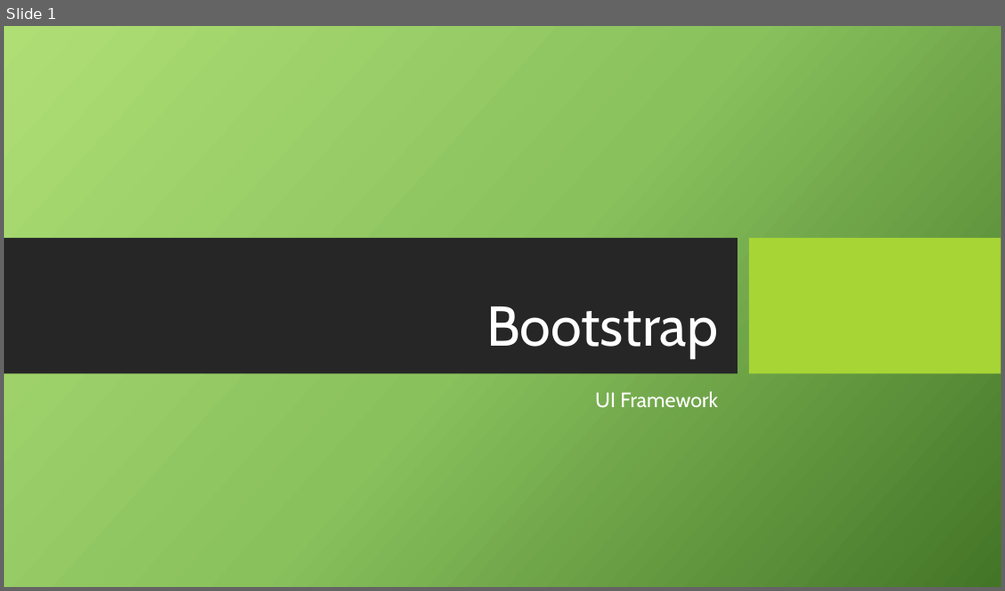
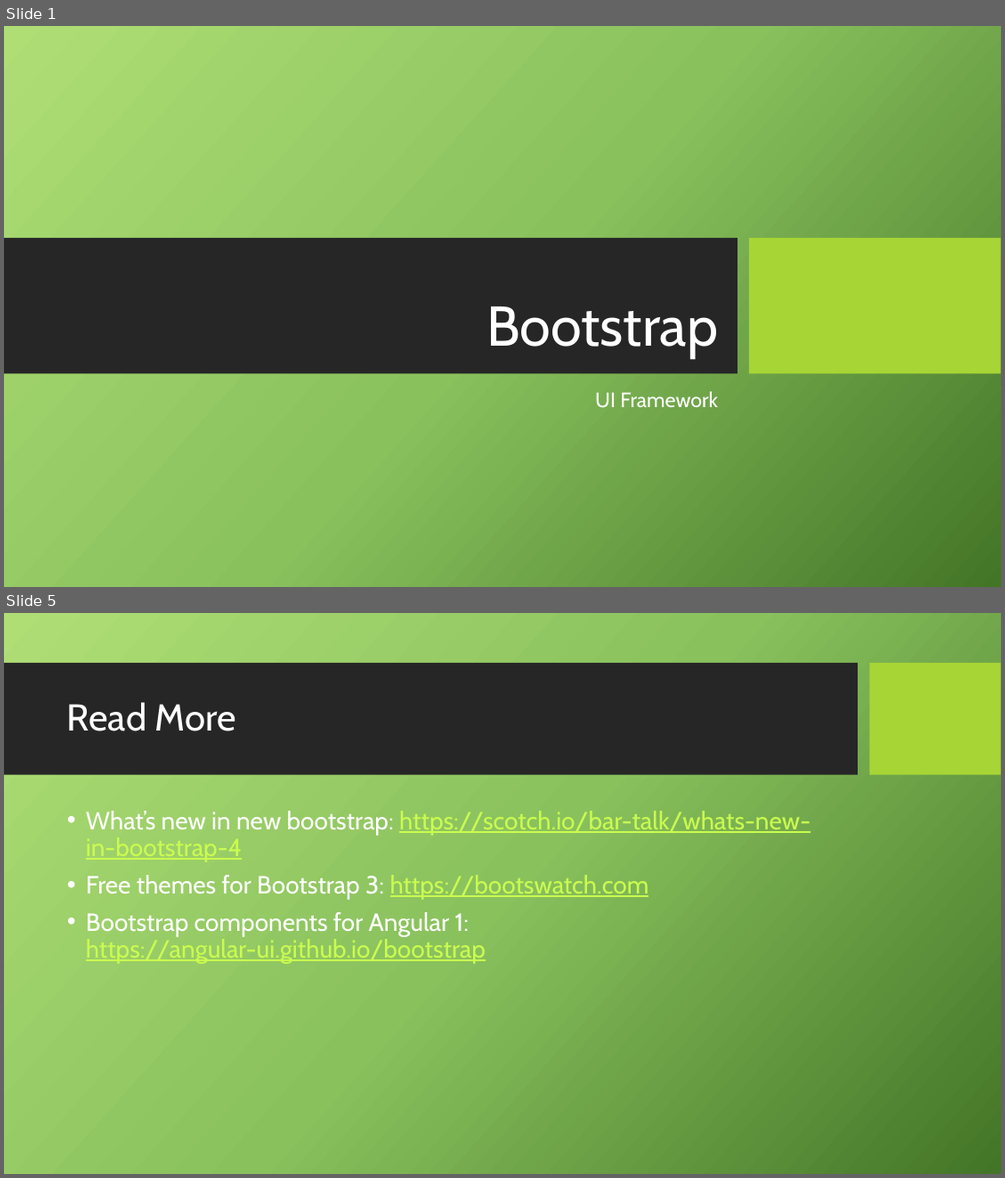
Before and after one commit to Mishurin/frontend-examples, a slide deck: bootstrap/Bootstrap.pptx. Shown one above the other, each under a label of ours: slide 1 before the commit, slides 1 and 5 after it; the slides between them are not shown. The pictures are 1005x591 and 1005x1178 pixels, drawn with LibreOffice and Linux fonts; fonts in the diff are those of the drawing; background and template pictures are left out. Boxes give left, top, right and bottom in pixels: in the first picture for what was removed or moved away, otherwise in the second. Text is boxed around its words. In the diff, an @@ line names an element or a change of style, - is before the commit and + after.

```diff
--- a/bootstrap/Bootstrap.pptx
+++ b/bootstrap/Bootstrap.pptx
@@ slide 5 added at (4,613,1001,1174), background picture (left out) @@
@@ rectangle added at (4,663,858,775), fill #262626 @@
@@ rectangle added at (870,663,1001,775), fill #A7D535 @@
@@ title added at (67,702,236,731), 36 pt, text #FFFFFF @@
+Read More
@@ text added at (86,811,810,963), 24 pt, text #CAFB50, underline @@
+• What’s new in new bootstrap: https://scotch.io/bar-talk/whats-new-in-bootstrap-4
+• Free themes for Bootstrap 3: https://bootswatch.com
+• Bootstrap components for Angular 1: https://angular-ui.github.io/bootstrap
```
Also in this commit, not shown: 5 other slides added, 8 other files.
